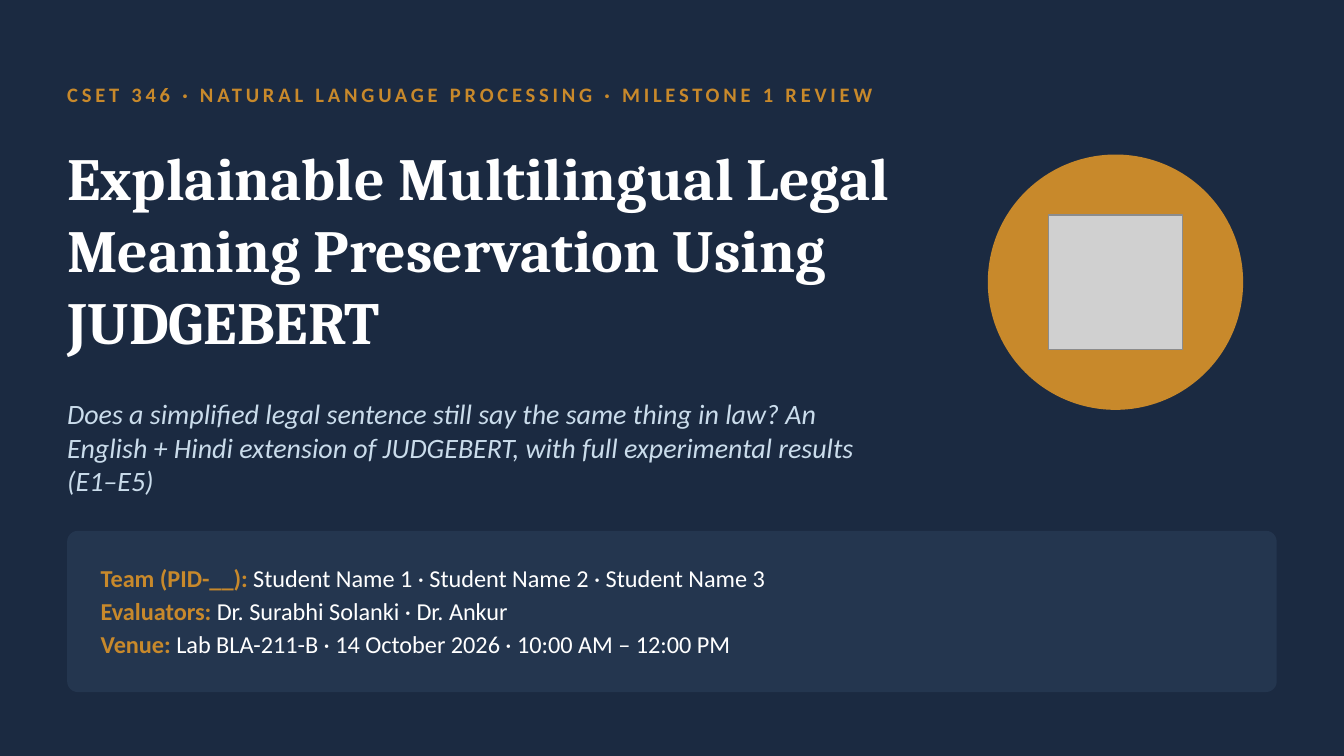
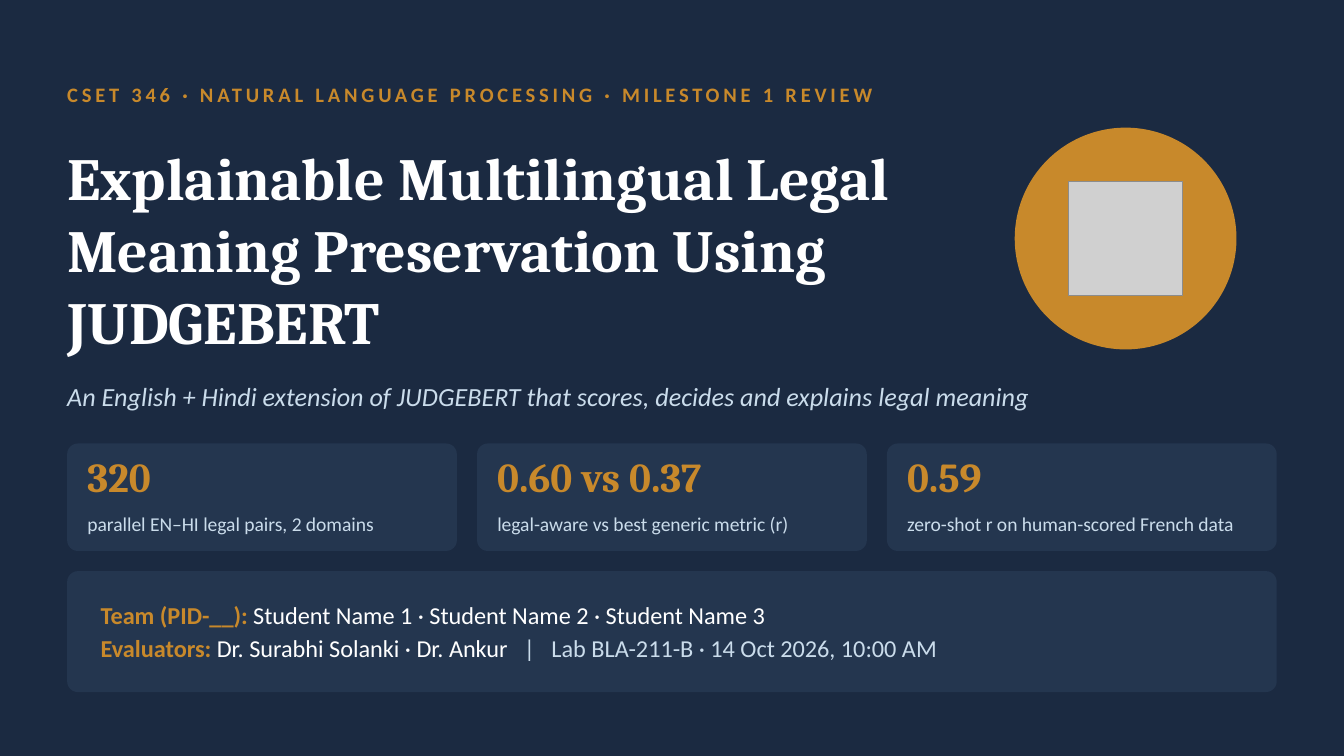
Before and after one commit to udbhav968-creator/NLP_RESERACH_WORK, a slide deck: slide 1 of deliverables/LMP_Milestone1.pptx. Drawn at 1344x756 pixels with LibreOffice and Linux fonts; fonts in the diff are those of the drawing; grey boxes stand for pictures. Boxes give left, top, right and bottom in pixels: in the first picture for what was removed or moved away, otherwise in the second. Text is boxed around its words. In the diff, an @@ line names an element or a change of style, - is before the commit and + after.

```diff
--- a/deliverables/LMP_Milestone1.pptx
+++ b/deliverables/LMP_Milestone1.pptx
@@ ellipse: place and size @@
-ellipse at (988, 155, 1243, 410)
+ellipse at (1015, 128, 1236, 349)
@@ picture: place and size @@
-picture at (1048, 215, 1183, 349)
+picture at (1068, 181, 1183, 296)
@@ text at (67, 388, 1029, 411): text changed; size 15 to 14 pt @@
-Does a simplified legal sentence still say the same thing in law? An English + Hindi extension of JUDGEBERT, with full experimental results (E1–E5)
+An English + Hindi extension of JUDGEBERT that scores, decides and explains legal meaning
@@ rounded rectangle added at (67, 444, 457, 551), fill #24364F @@
@@ rounded rectangle added at (477, 444, 867, 551), fill #24364F @@
@@ rounded rectangle added at (887, 444, 1277, 551), fill #24364F @@
@@ text added at (87, 464, 150, 493), 22 pt, text #C8892B, bold @@
+320
@@ text added at (497, 464, 701, 493), 22 pt, text #C8892B, bold @@
+0.60 vs 0.37
@@ text added at (907, 464, 981, 493), 22 pt, text #C8892B, bold @@
+0.59
@@ text added at (87, 517, 374, 535), 10.5 pt, text #CADCEB @@
+parallel EN–HI legal pairs, 2 domains
@@ text added at (497, 517, 789, 535), 10.5 pt, text #CADCEB @@
+legal-aware vs best generic metric (r)
@@ text added at (907, 517, 1233, 531), 10.5 pt, text #CADCEB @@
+zero-shot r on human-scored French data
@@ rounded rectangle: place and size @@
-rounded rectangle at (67, 531, 1277, 692)
+rounded rectangle at (67, 571, 1277, 692)
@@ rounded rectangle at (67, 571, 1277, 692): proportions changed @@
@@ text "Team (PID-__): Student Name 1 ...": place and size @@
-text "Team (PID-__): Student Name 1 ..." at (101, 569, 765, 653)
+text "Team (PID-__): Student Name 1 ..." at (101, 606, 937, 660)
@@ text at (101, 640, 937, 660): text changed; text colour #FFFFFF to #CADCEB @@
-Evaluators: Dr. Surabhi Solanki · Dr. Ankur
-Venue: Lab BLA-211-B · 14 October 2026 · 10:00 AM – 12:00 PM
+Evaluators: Dr. Surabhi Solanki · Dr. Ankur | Lab BLA-211-B · 14 Oct 2026, 10:00 AM
```
Also in this commit, not shown: 3 other slides changed, 23 other files.
